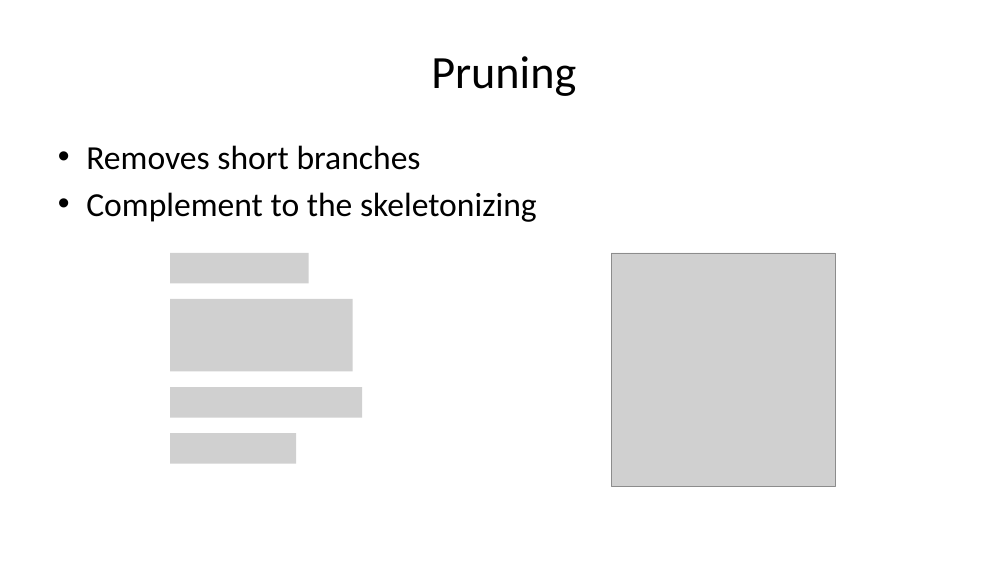
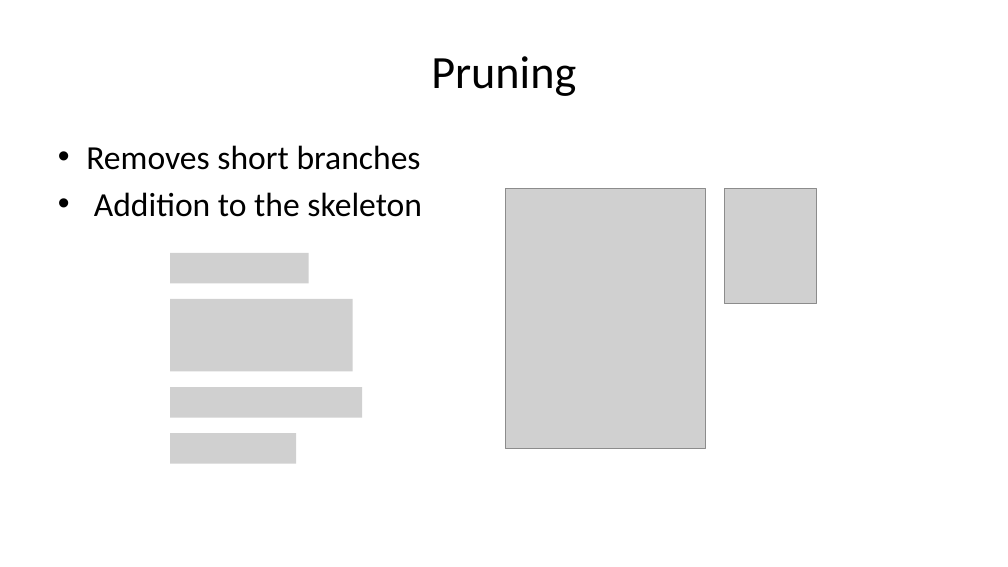
Before and after one commit to ChristianSieh/PointProcessing, a slide deck: slide 11 of Images/Presentation/ImageReconstruction.pptx. Drawn at 1008x567 pixels with LibreOffice and Linux fonts; fonts in the diff are those of the drawing; grey boxes stand for pictures. Boxes give left, top, right and bottom in pixels: in the first picture for what was removed or moved away, otherwise in the second. Text is boxed around its words. In the diff, an @@ line names an element or a change of style, - is before the commit and + after.

Commit message:
Updated slides and ran through section multiple times (approx 20)

```diff
--- a/Images/Presentation/ImageReconstruction.pptx
+++ b/Images/Presentation/ImageReconstruction.pptx
@@ text at box(94, 192, 422, 217): text changed @@
-• Complement to the skeletonizing
+• Addition to the skeleton
@@ picture added at box(505, 188, 706, 448) @@
@@ picture added at box(724, 188, 817, 304) @@
@@ picture removed at box(611, 253, 835, 486) @@
```
